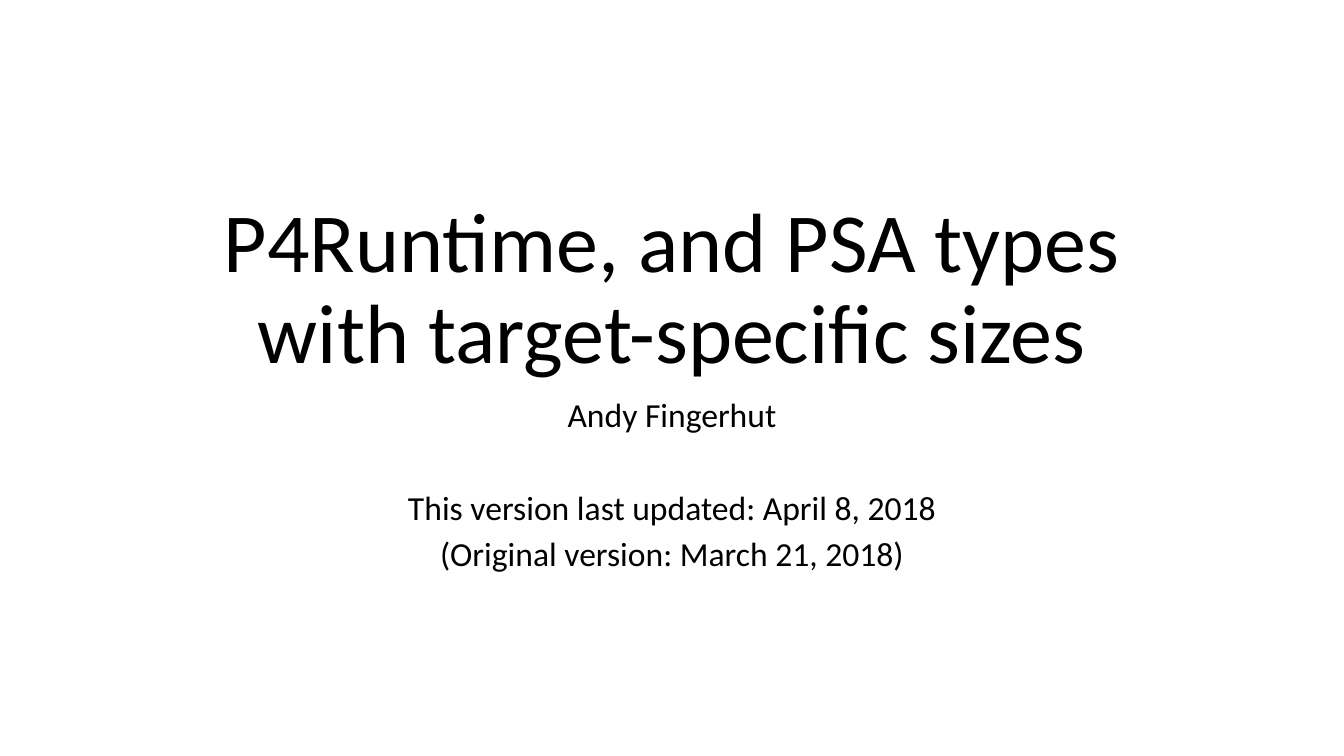
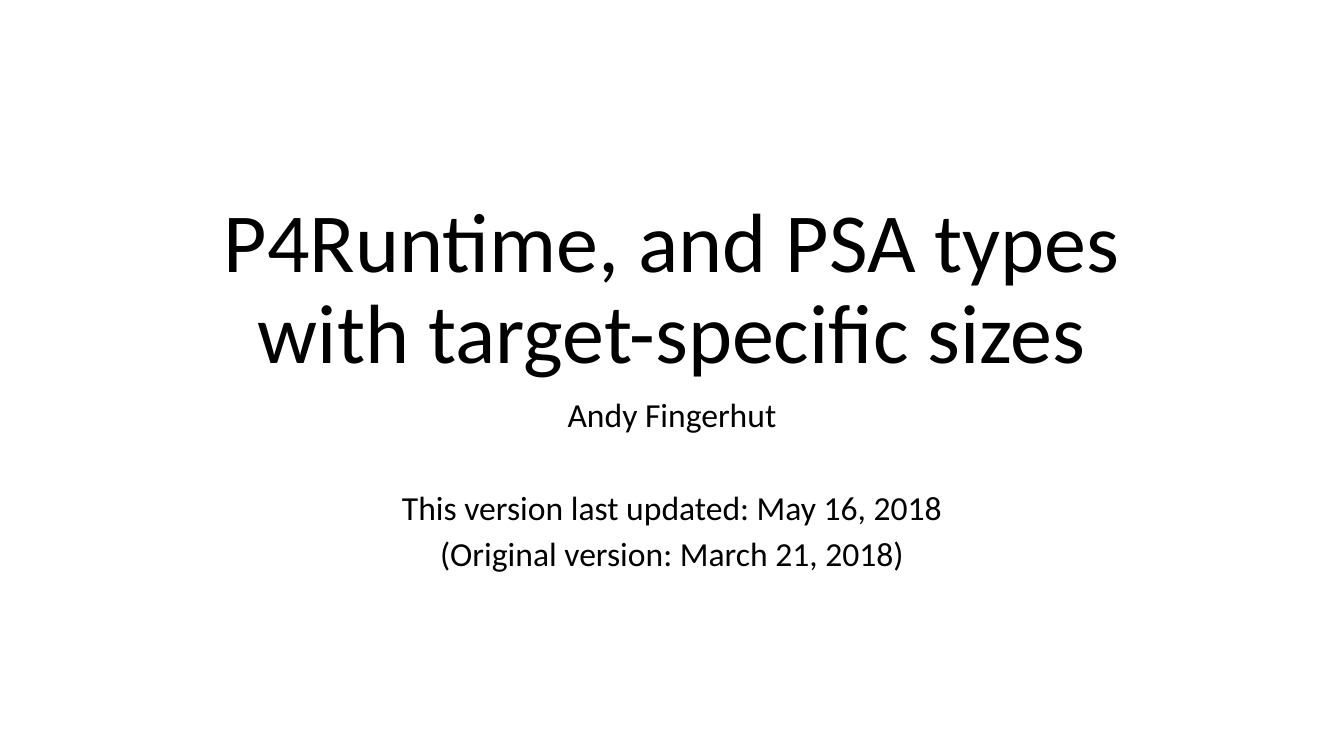
Before and after one commit to jafingerhut/p4-guide, a slide deck: slide 1 of docs/p4runtime-and-psa-target-specific-types.pptx. Drawn at 1344x756 pixels with LibreOffice and Linux fonts; fonts in the diff are those of the drawing. Boxes give left, top, right and bottom in pixels: in the first picture for what was removed or moved away, otherwise in the second. Text is boxed around its words. In the diff, an @@ line names an element or a change of style, - is before the commit and + after.

Commit message:
Some more small edits to P4Runtime and PSA 'control plane types' slides
including a couple at the end summarizing the approach we plan to use.

```diff
--- a/docs/p4runtime-and-psa-target-specific-types.pptx
+++ b/docs/p4runtime-and-psa-target-specific-types.pptx
@@ subtitle at (402,496,942,526): text changed @@
-This version last updated: April 8, 2018
+This version last updated: May 16, 2018
```
Also in this commit, not shown: 5 other slides changed, 3 slides added.
